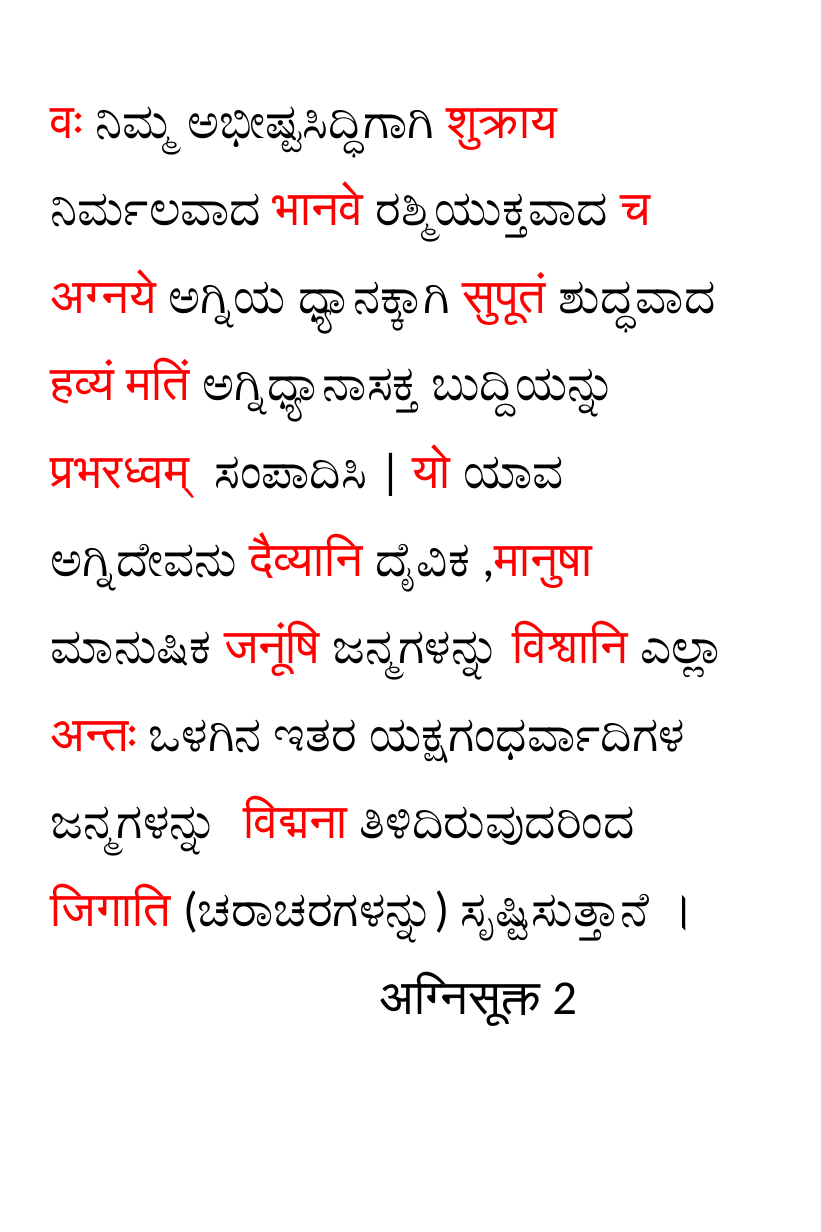
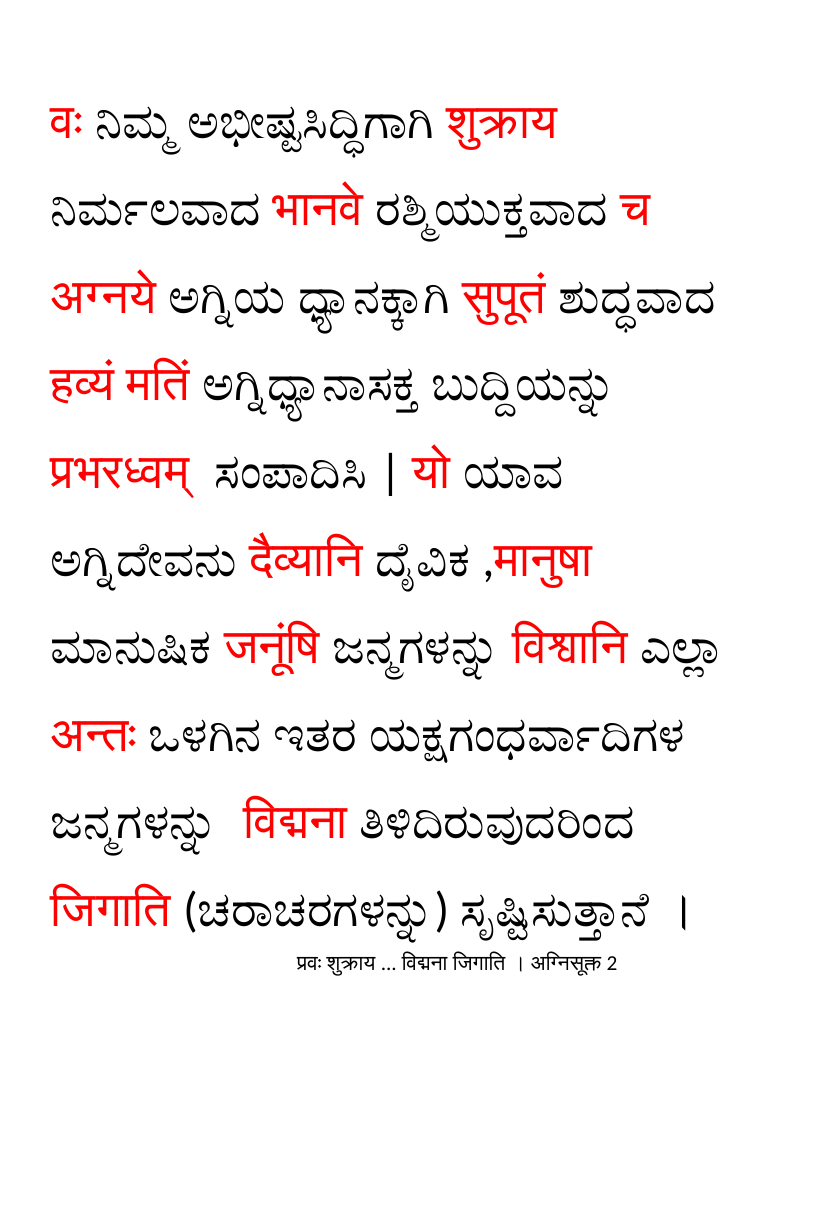
Before and after one commit to GIRISHVBHAGWAT/MY_Documents, a slide deck: slide 2 of Sookta_Artha/agni_sookta.pptx. Drawn at 821x1232 pixels with LibreOffice and Linux fonts; fonts in the diff are those of the drawing. Boxes give left, top, right and bottom in pixels: in the first picture for what was removed or moved away, otherwise in the second. Text is boxed around its words. In the diff, an @@ line names an element or a change of style, - is before the commit and + after.

```diff
--- a/Sookta_Artha/agni_sookta.pptx
+++ b/Sookta_Artha/agni_sookta.pptx
@@ title at [51,106,715,976]: text changed @@
-वः ನಿಮ್ಮ ಅಭೀಷ್ಟಸಿದ್ಧಿಗಾಗಿ शुक्राय ನಿರ್ಮಲವಾದ भानवे ರಶ್ಮಿಯುಕ್ತವಾದ च अग्नये ಅಗ್ನಿಯ ಧ್ಯಾನಕ್ಕಾಗಿ सुपूतं ಶುದ್ಧವಾದ हव्यं मतिं ಅಗ್ನಿಧ್ಯಾನಾಸಕ್ತ ಬುದ್ದಿಯನ್ನು प्रभरध्वम् ಸಂಪಾದಿಸಿ | यो ಯಾವ ಅಗ್ನಿದೇವನು दैव्यानि ದೈವಿಕ ,मानुषा ಮಾನುಷಿಕ जनूंषि ಜನ್ಮಗಳನ್ನು विश्वानि ಎಲ್ಲಾ अन्तः ಒಳಗಿನ ಇತರ ಯಕ್ಷಗಂಧರ್ವಾದಿಗಳ ಜನ್ಮಗಳನ್ನು विद्मना ತಿಳಿದಿರುವುದರಿಂದ जिगाति (ಚರಾಚರಗಳನ್ನು) ಸೃಷ್ಟಿಸುತ್ತಾನೆ ।
-अग्निसूक्त 2
+वः ನಿಮ್ಮ ಅಭೀಷ್ಟಸಿದ್ಧಿಗಾಗಿ शुक्राय ನಿರ್ಮಲವಾದ भानवे ರಶ್ಮಿಯುಕ್ತವಾದ च अग्नये ಅಗ್ನಿಯ ಧ್ಯಾನಕ್ಕಾಗಿ सुपूतं ಶುದ್ಧವಾದ हव्यं मतिं ಅಗ್ನಿಧ್ಯಾನಾಸಕ್ತ ಬುದ್ದಿಯನ್ನು प्रभरध्वम् ಸಂಪಾದಿಸಿ | यो ಯಾವ ಅಗ್ನಿದೇವನು दैव्यानि ದೈವಿಕ ,मानुषा ಮಾನುಷಿಕ जनूंषि ಜನ್ಮಗಳನ್ನು विश्वानि ಎಲ್ಲಾ अन्तः ಒಳಗಿನ ಇತರ ಯಕ್ಷಗಂಧರ್ವಾದಿಗಳ ಜನ್ಮಗಳನ್ನು विद्मना ತಿಳಿದಿರುವುದರಿಂದ जिगाति (ಚರಾಚರಗಳನ್ನು) ಸೃಷ್ಟಿಸುತ್ತಾನೆ ।
+प्रवः शुक्राय ... विद्मना जिगाति । अग्निसूक्त 2
```
Also in this commit, not shown: 3 other slides changed, 6 other files.
